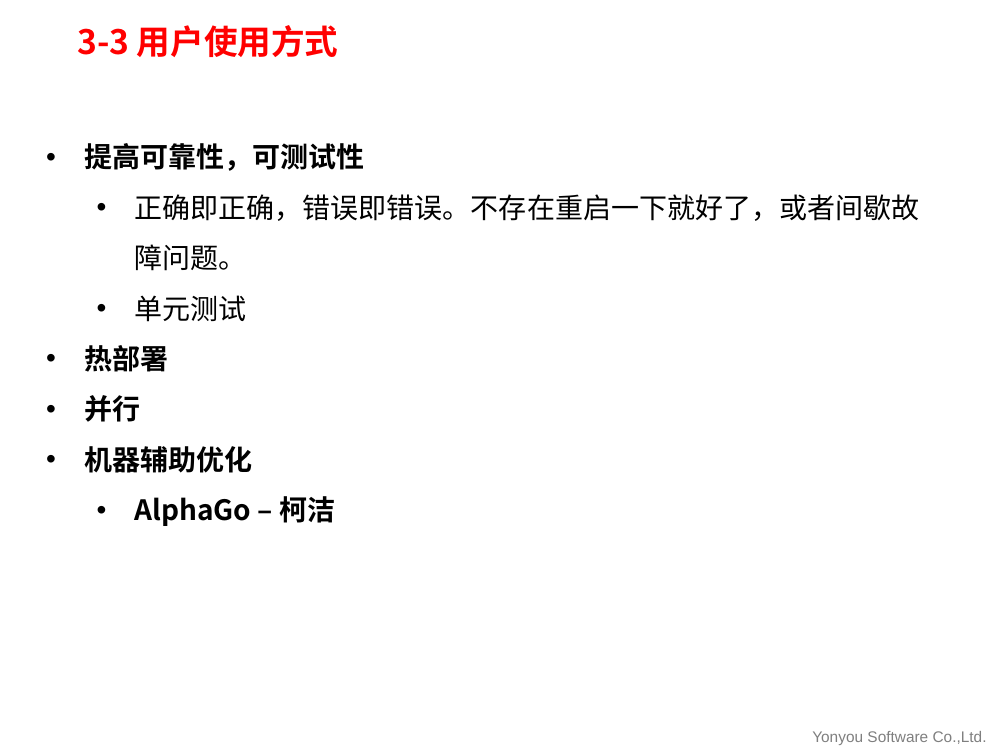
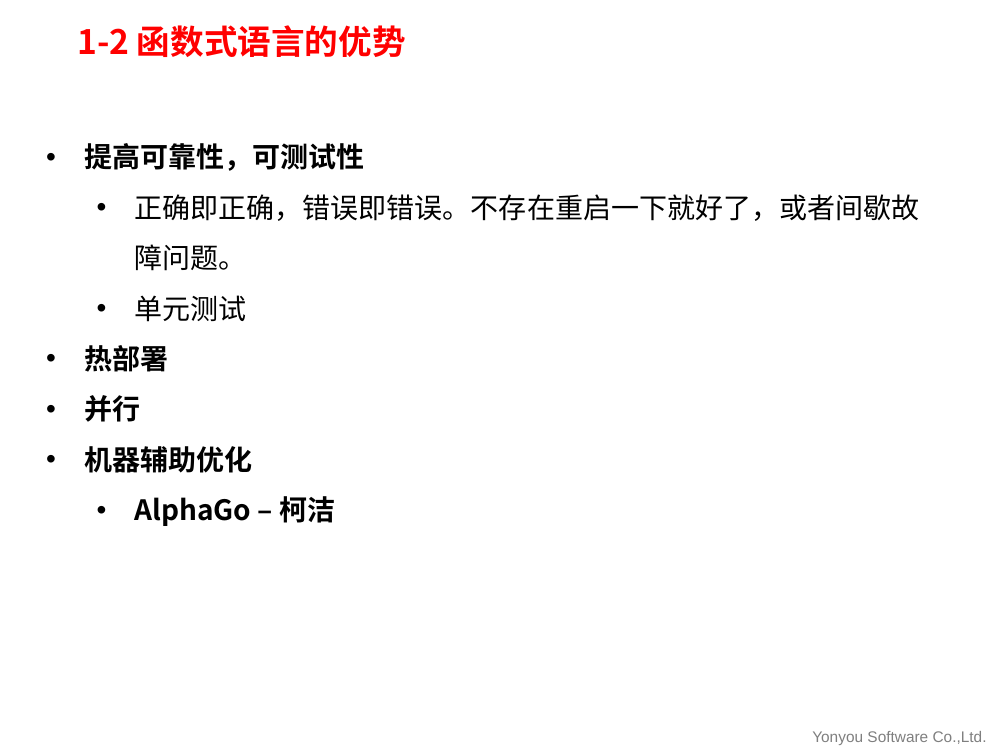
Before and after one commit to U8PLAT/Functional-programming-and-parallel-computing, a slide deck: slide 3 of 函数式语言与并行计算.pptx. Drawn at 1008x756 pixels with LibreOffice and Linux fonts; fonts in the diff are those of the drawing; background and template pictures are left out. Boxes give left, top, right and bottom in pixels: in the first picture for what was removed or moved away, otherwise in the second. Text is boxed around its words. In the diff, an @@ line names an element or a change of style, - is before the commit and + after.

```diff
--- a/函数式语言与并行计算.pptx
+++ b/函数式语言与并行计算.pptx
@@ title at box(77, 25, 406, 57): text changed @@
-3-3 用户使用方式
+1-2 函数式语言的优势
```
Also in this commit, not shown: 16 other slides changed.
